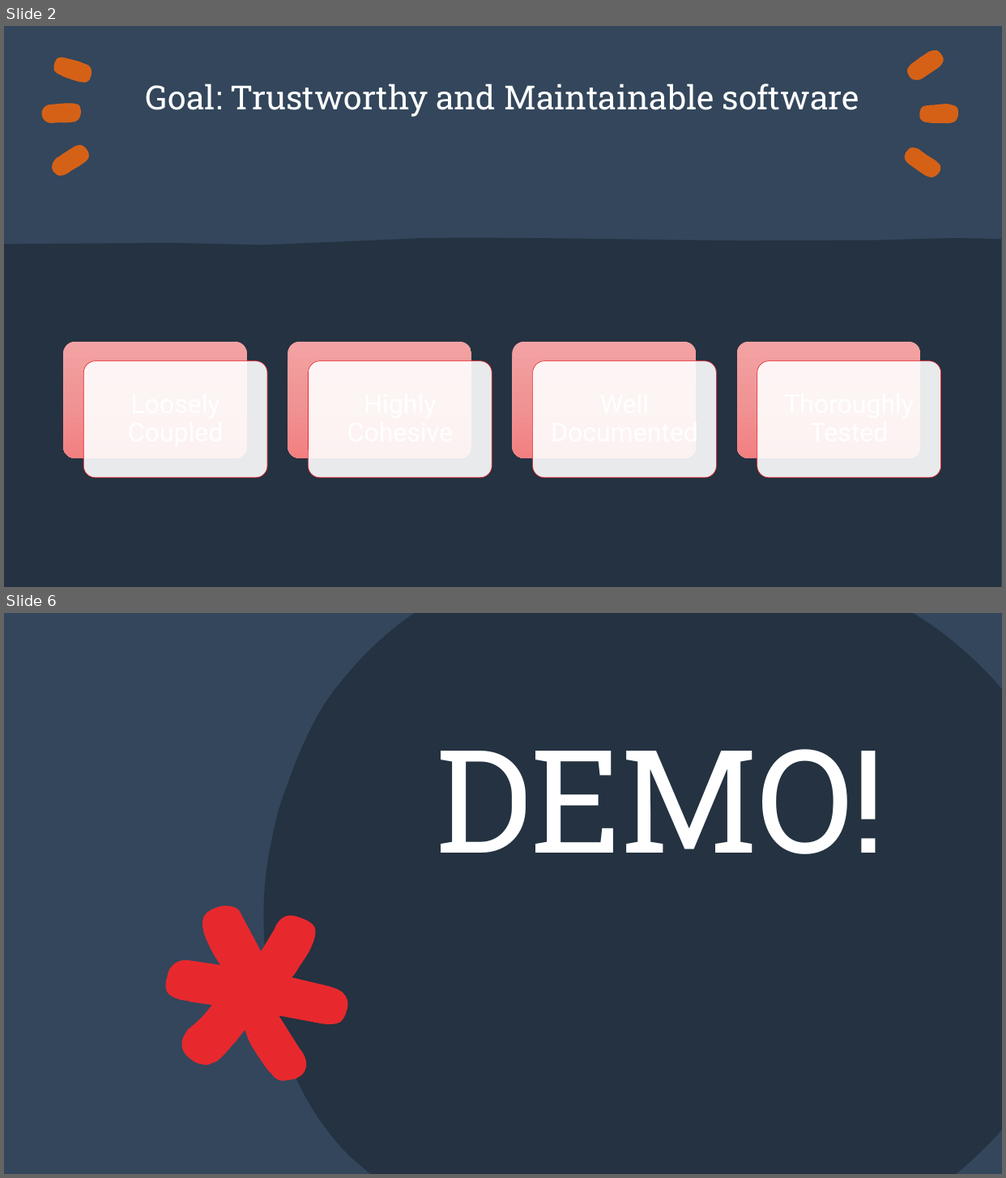
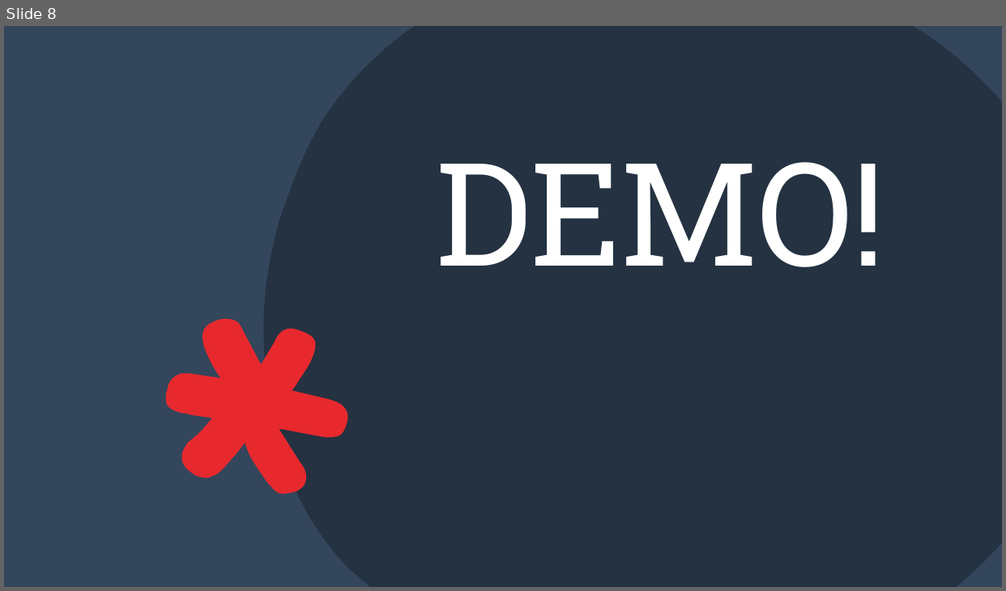
Before and after one commit to hc-sc-ocdo-bdpd/testing-demo, a slide deck: Test Driven Development in Python.pptx. Shown one above the other, each under a label of ours: slides 2 and 6 before the commit, slide 8 after it; the slides between them are not shown. The pictures are 1006x1178 and 1006x591 pixels, drawn with LibreOffice and Linux fonts; fonts in the diff are those of the drawing. Boxes give left, top, right and bottom in pixels: in the first picture for what was removed or moved away, otherwise in the second. Text is boxed around its words. In the diff, an @@ line names an element or a change of style, - is before the commit and + after.

```diff
--- a/Test Driven Development in Python.pptx
+++ b/Test Driven Development in Python.pptx
@@ slide 2 removed at (4, 26, 1002, 587), background #243241 @@
@@ rectangle removed at (4, 26, 1002, 587) @@
@@ freeform shape removed at (906, 44, 946, 87) @@
@@ freeform shape removed at (53, 56, 93, 84) @@
@@ freeform shape removed at (34, 95, 84, 132) @@
@@ title removed at (146, 84, 859, 117) @@
-Goal: Trustworthy and Maintainable software
@@ freeform shape removed at (919, 104, 957, 123) @@
@@ freeform shape removed at (50, 140, 91, 181) @@
@@ freeform shape removed at (902, 141, 944, 183) @@
@@ freeform shape removed at (4, 238, 1001, 587) @@
@@ group removed at (63, 342, 940, 478): 8 rounded rectangles @@
@@ what was slide 6 is now slide 8 @@
```
Also in this commit, not shown: 4 slides changed, 3 slides added, 1 other slide removed.
